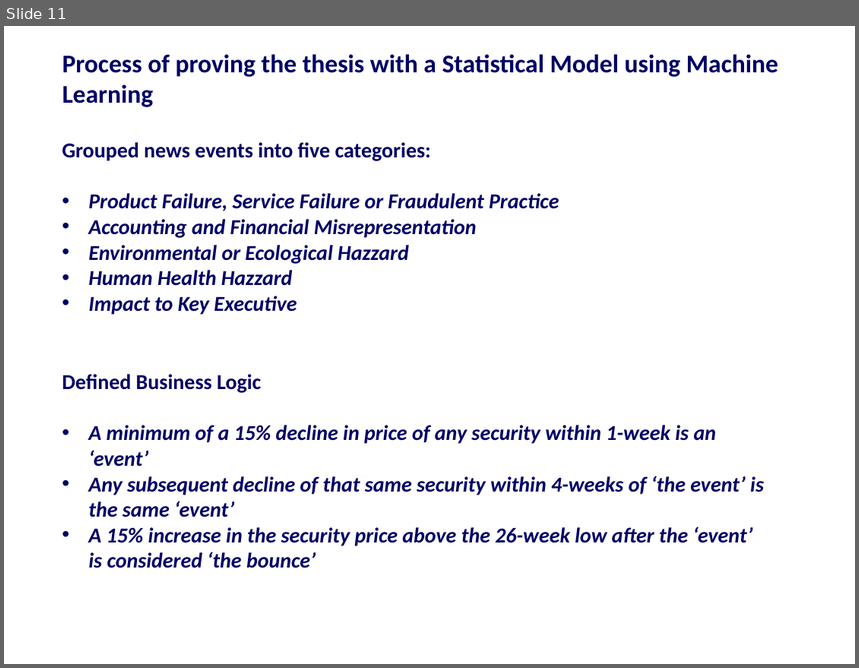
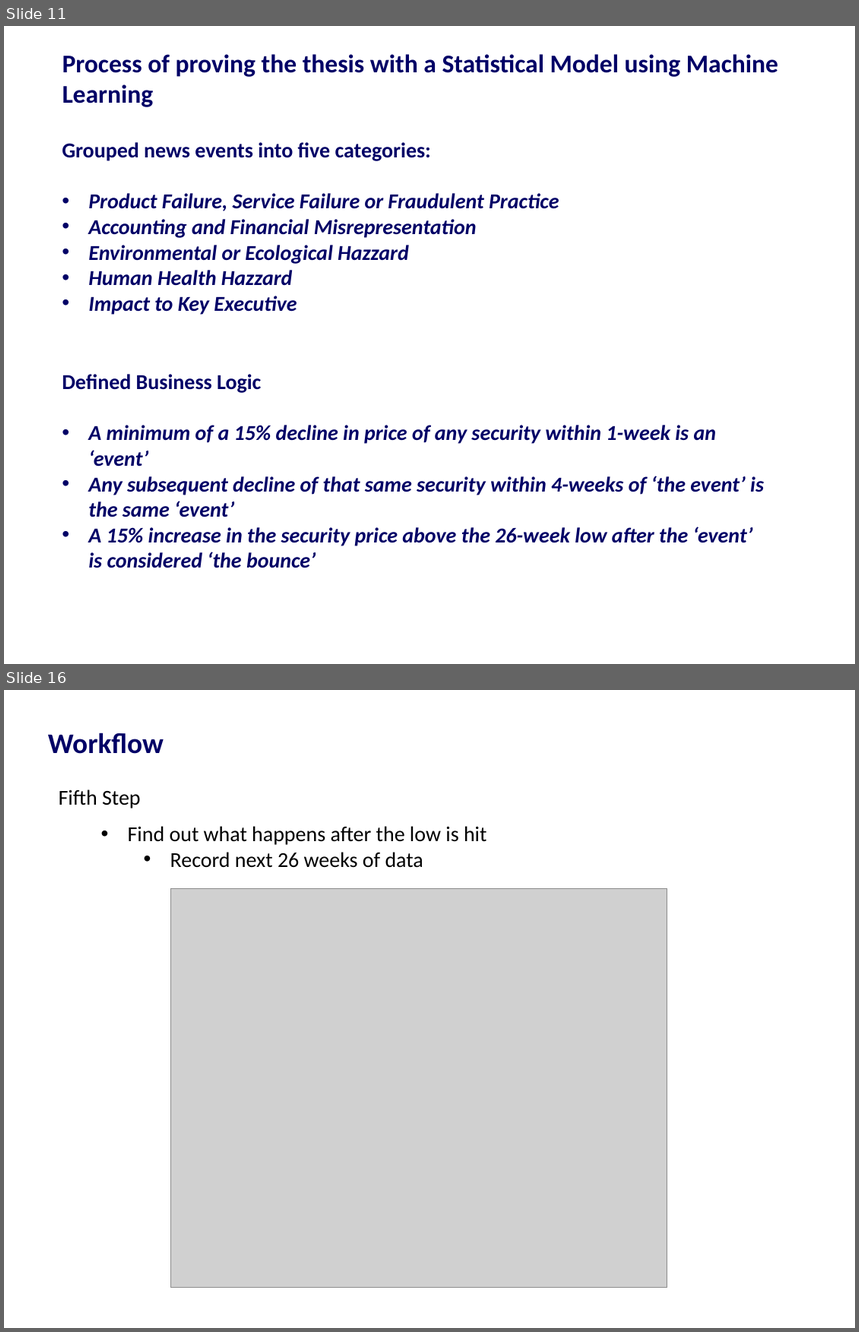
Before and after one commit to harshil753/Bounce_Back, a slide deck: Bounce_Back 24012018v1.pptx. Shown one above the other, each under a label of ours: slide 11 before the commit, slides 11 and 16 after it; the slides between them are not shown. The pictures are 859x668 and 859x1332 pixels, drawn with LibreOffice and Linux fonts; fonts in the diff are those of the drawing; grey boxes stand for pictures. Boxes give left, top, right and bottom in pixels: in the first picture for what was removed or moved away, otherwise in the second. Text is boxed around its words. In the diff, an @@ line names an element or a change of style, - is before the commit and + after.

```diff
--- a/Bounce_Back 24012018v1.pptx
+++ b/Bounce_Back 24012018v1.pptx
@@ slide 16 added at bbox=[4, 690, 855, 1328], background #FFFFFF @@
@@ title added at bbox=[48, 733, 164, 754], 24 pt, text #000066, bold @@
+Workflow
@@ text added at bbox=[59, 790, 487, 868], 18 pt, text #000000 @@
+Fifth Step
+  • Find out what happens after the low is hit
+    • Record next 26 weeks of data
@@ picture added at bbox=[171, 888, 667, 1287] @@
```
Also in this commit, not shown: 10 other slides added, 4 slides removed, 6 other files.
